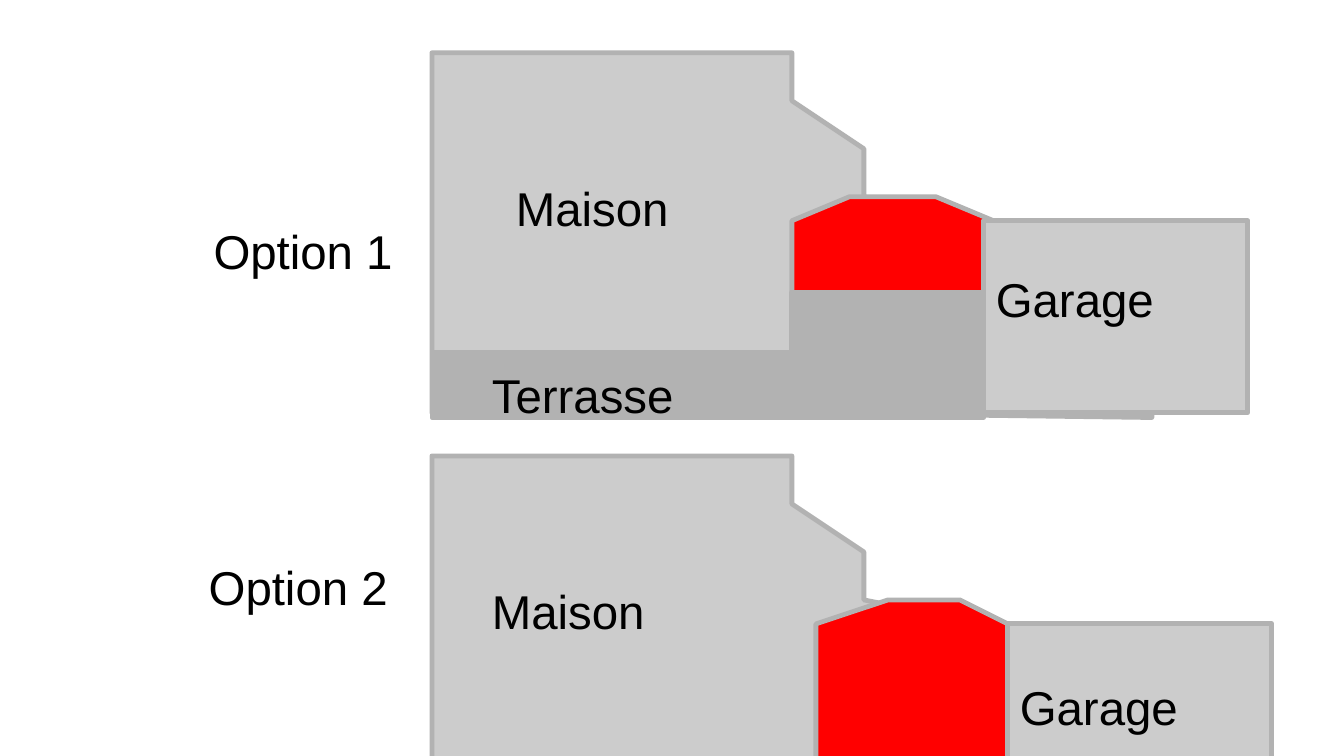
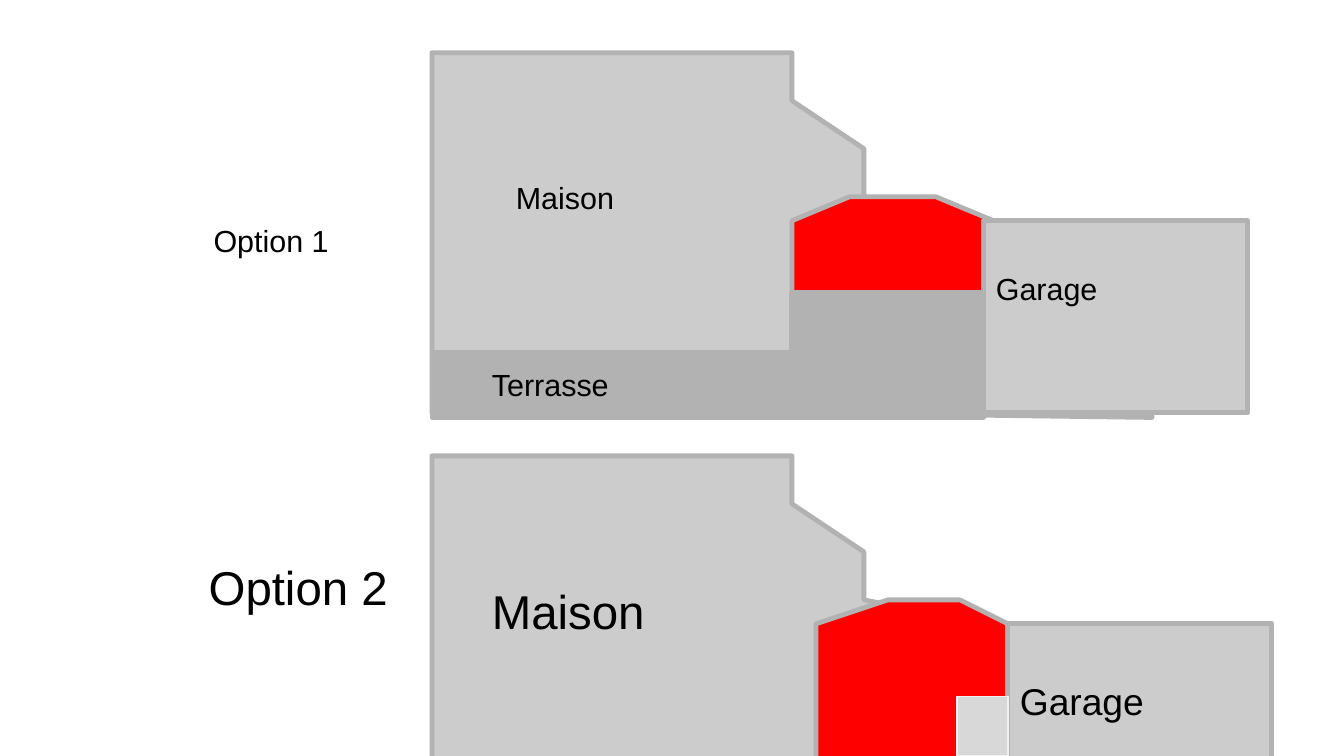
Before and after one commit to chuckali/annexe129, a slide deck: slide 1 of options vue plan.odp. Drawn at 1344x756 pixels with LibreOffice and Linux fonts; fonts in the diff are those of the drawing. Boxes give left, top, right and bottom in pixels: in the first picture for what was removed or moved away, otherwise in the second. Text is boxed around its words. In the diff, an @@ line names an element or a change of style, - is before the commit and + after.

Commit message:
more pics options

```diff
--- a/options vue plan.odp
+++ b/options vue plan.odp
@@ size 28 to 18 pt in 4 elements at [214,230,329,258], [516,187,614,210], [996,278,1098,306], [492,375,609,397] @@
@@ text "Garage" at [1020,689,1144,722]: size 28 to 22 pt @@
@@ rectangle added at [957,696,1009,756], fill #D8D8D8, outline #F1F1F1 0.99 pt @@
@@ text "Terrasse" at [504,744,1056,756]: size 28 to 20 pt @@
```
Also in this commit, not shown: 1 other file.
